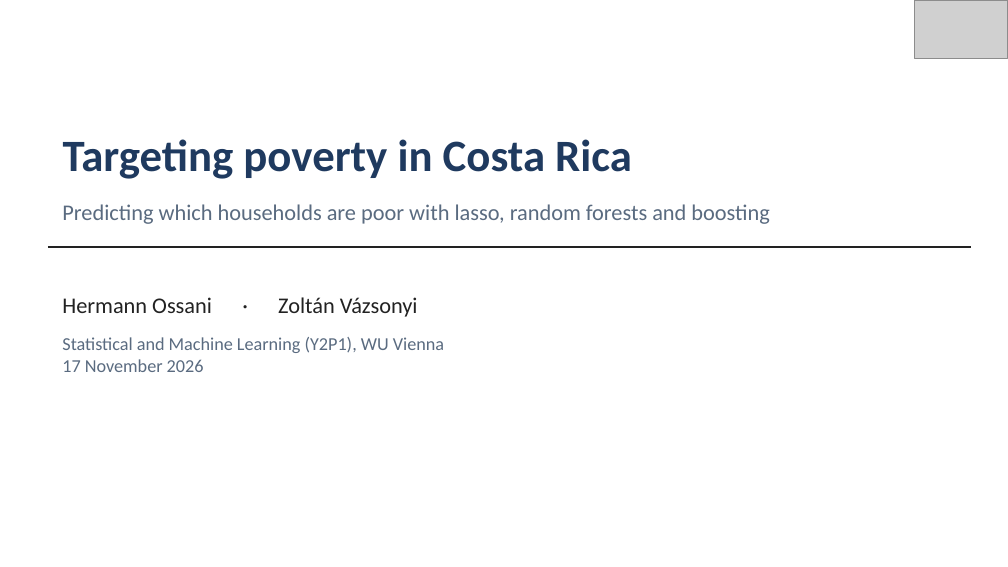
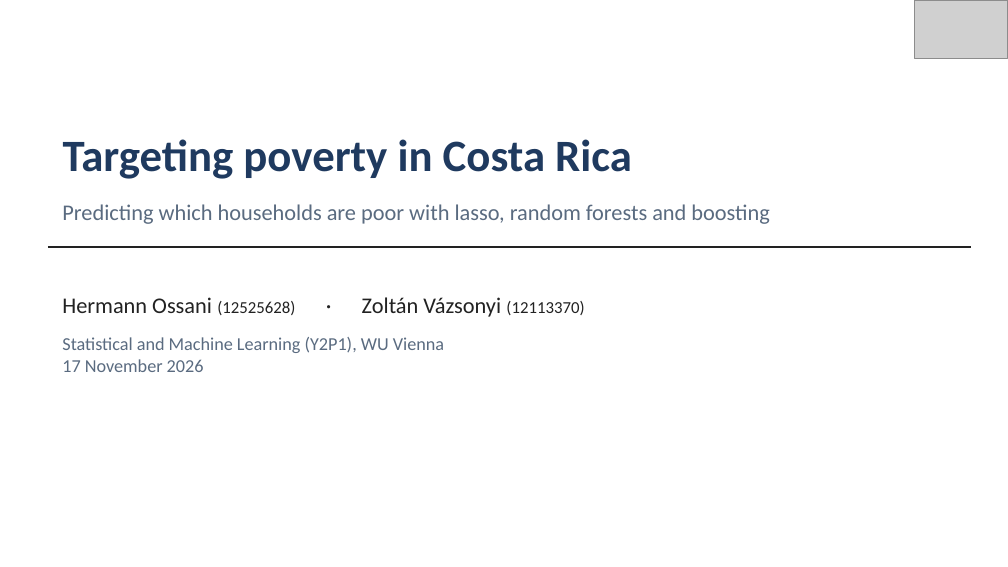
Before and after one commit to hermann-ossani/Poverty-predictor, a slide deck: slide 1 of costa_rica_poverty_slides_v2.pptx. Drawn at 1008x567 pixels with LibreOffice and Linux fonts; fonts in the diff are those of the drawing; grey boxes stand for pictures. Boxes give left, top, right and bottom in pixels: in the first picture for what was removed or moved away, otherwise in the second. Text is boxed around its words. In the diff, an @@ line names an element or a change of style, - is before the commit and + after.

```diff
--- a/costa_rica_poverty_slides_v2.pptx
+++ b/costa_rica_poverty_slides_v2.pptx
@@ text at <box>62,297,584,317</box>: text changed @@
-Hermann Ossani · Zoltán Vázsonyi
+Hermann Ossani (12525628) · Zoltán Vázsonyi (12113370)
```
Also in this commit, not shown: 3 other slides changed, 2 slides removed, 2 other files.
